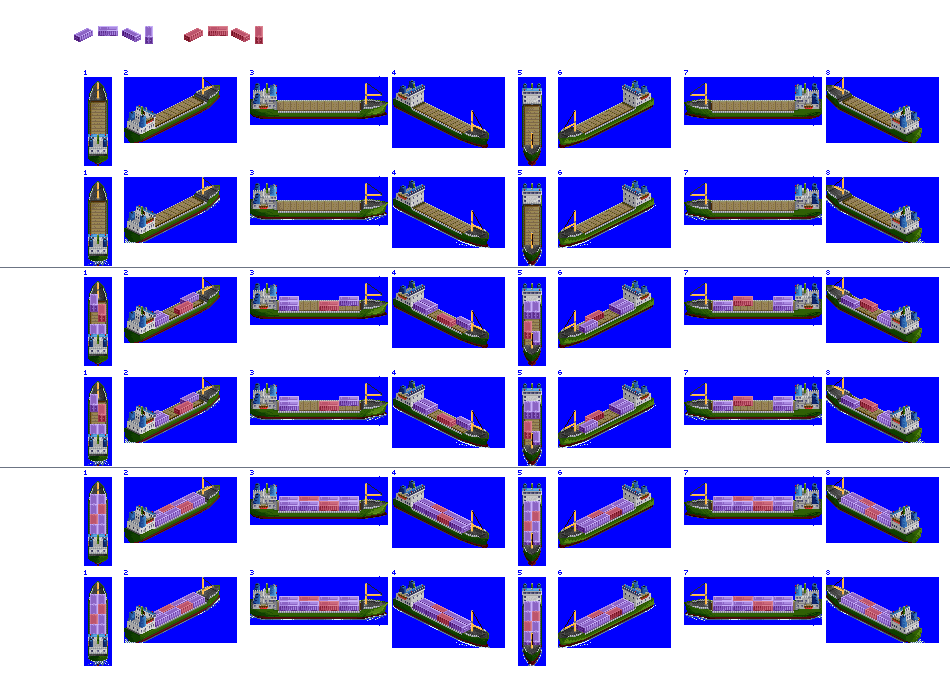
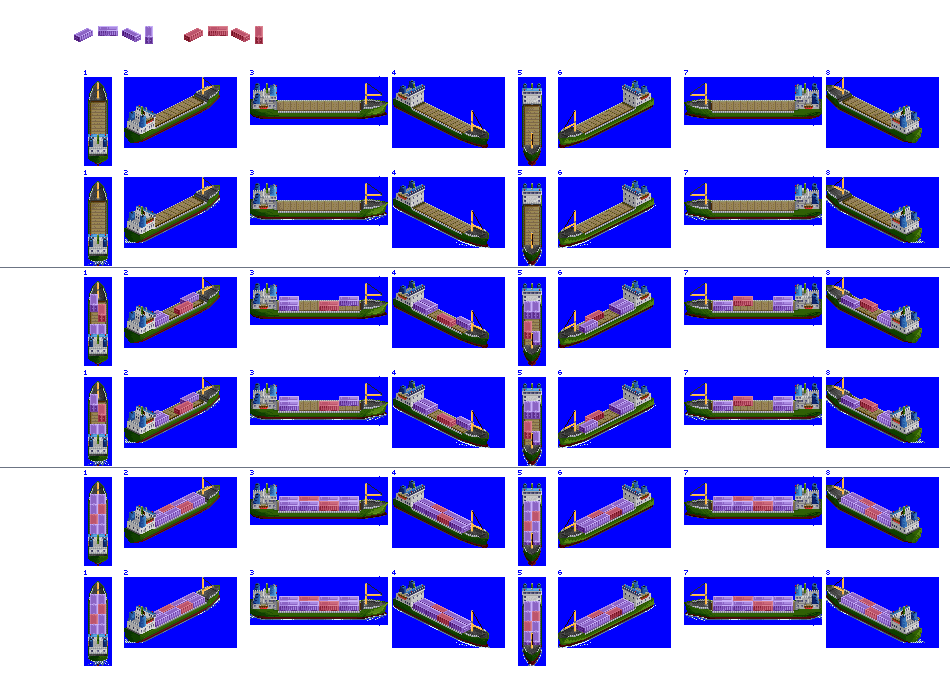
Revision of a layered (950, 700) image; what changed, layer by layer:
painted on "blue bg" over [124, 143, 939, 648]
